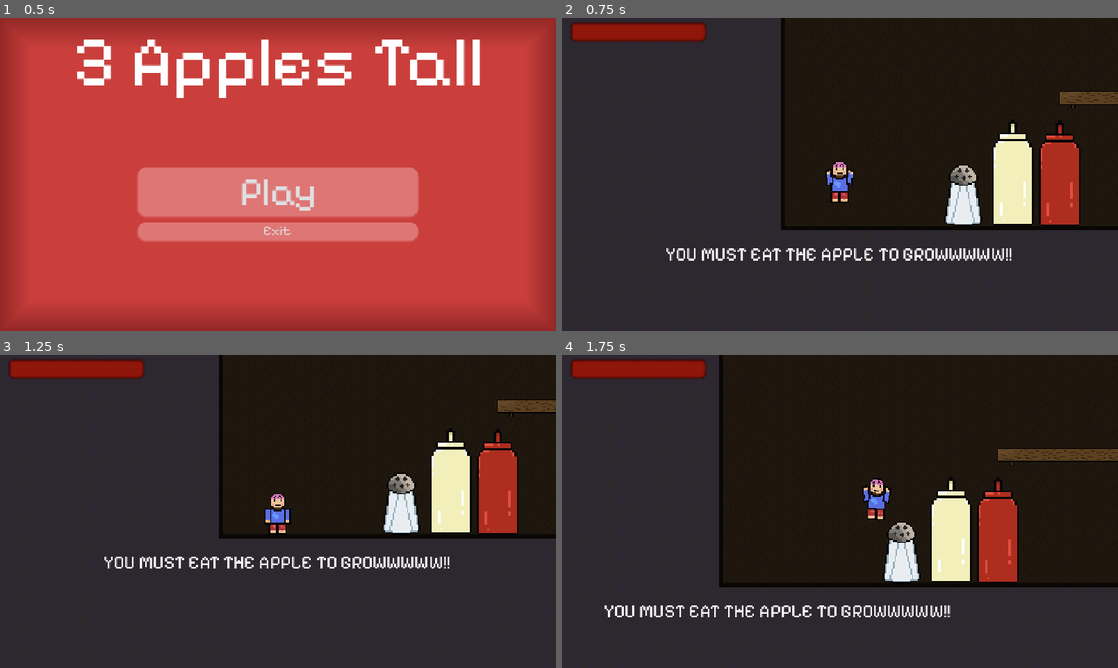
Above: before the commit, frames 1-4 (two rows, left to right).
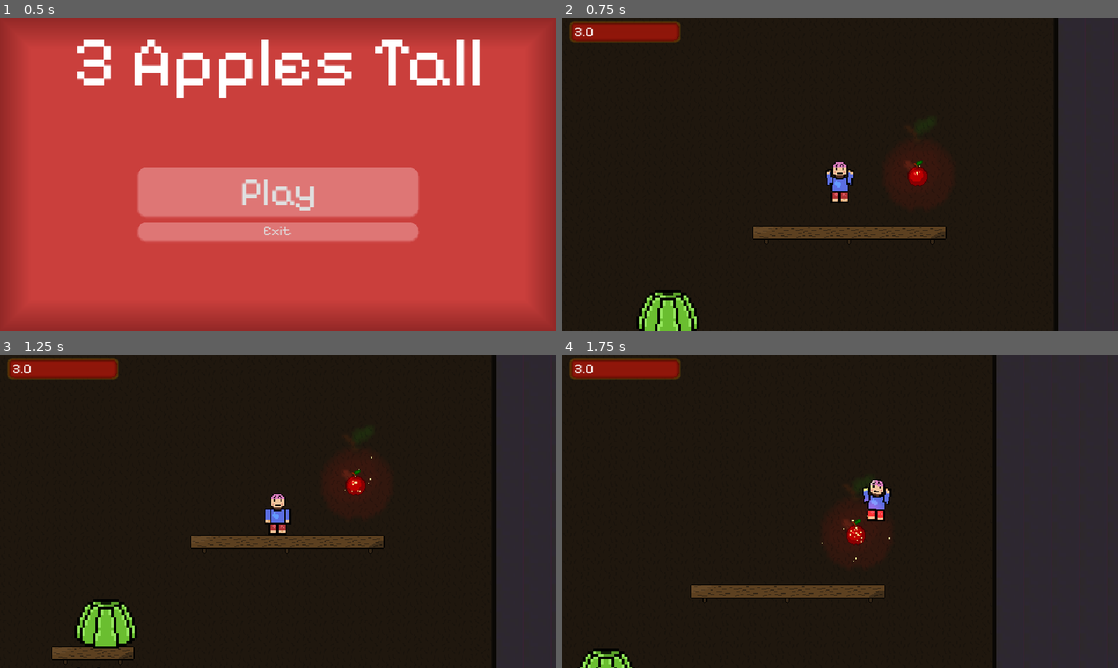
Above: after the commit, the same moments.

Repository: DyingCandy/3-apples-tall
Game: Godot game, scene res://Scenes/UI/title_screen.tscn
Two runs of this game, one before a commit and one after it. Both use one fixed random seed, a clock stepped at 60 frames per second and the inputs below.
Inputs (mouse positions are in pixels of both pictures, inside the frame that each line leads up to):
- Up to frame 1 (0.5 s): no input
- Up to frame 2 (0.75 s): click "Play" at 0.5 s
- Up to frame 3 (1.25 s): no input
- Up to frame 4 (1.75 s): tap Enter at 1.25 s; move the mouse to (962, 495) at 1.27 s; hold D (right) from 1.28 s (still down); hold Space (jump) from 1.28 s (still down); click (962, 495) at 1.42 s

Frame 1 is identical in both runs. In frame 2, 67% of the frame differs, in the area x 0-100%, y 0-100%; in frame 3, 70%; in frame 4, 61%.

Commit message:
added more to the health bar, death animations and sounds, fixed some bugs, more features to apple

Diff:
--- a/jame-gam/Scenes/Entities/apple.tscn
+++ b/jame-gam/Scenes/Entities/apple.tscn
@@ -3,8 +3,8 @@
 [ext_resource type="Script" uid="uid://bcsduimdge5wx" path="res://Scripts/apple.gd" id="1_ih2og"]
 [ext_resource type="Texture2D" uid="uid://b4ywa62yd8uib" path="res://Assets/Sprites/Apple.png" id="2_aydor"]
 
-[sub_resource type="RectangleShape2D" id="RectangleShape2D_m7gnc"]
-size = Vector2(24, 30)
+[sub_resource type="CircleShape2D" id="CircleShape2D_14y0q"]
+radius = 12.0415945
 
 [node name="Apple" type="Area2D" unique_id=1976626580]
 collision_layer = 8
@@ -12,10 +12,11 @@
 script = ExtResource("1_ih2og")
 
 [node name="CollisionShape2D" type="CollisionShape2D" parent="." unique_id=2089045060]
-shape = SubResource("RectangleShape2D_m7gnc")
+position = Vector2(0, 3)
+shape = SubResource("CircleShape2D_14y0q")
 
 [node name="Sprite2D" type="Sprite2D" parent="." unique_id=1951343023]
 texture_filter = 1
 texture = ExtResource("2_aydor")
 
-[connection signal="area_entered" from="." to="." method="_on_area_2d_area_entered"]
+[connection signal="body_entered" from="." to="." method="_on_body_entered"]
--- a/jame-gam/Scenes/Entities/jelly.tscn
+++ b/jame-gam/Scenes/Entities/jelly.tscn
@@ -3,7 +3,7 @@
 [ext_resource type="Script" uid="uid://cxqm5y68xrc3m" path="res://Scripts/jelly.gd" id="1_6qtah"]
 [ext_resource type="Texture2D" uid="uid://b7vmpbfr6l5rj" path="res://Assets/Sprites/Jelly.png" id="2_bij8u"]
 [ext_resource type="Texture2D" uid="uid://rqkmqggn5f06" path="res://Assets/Sprites/Jelly-animation-sheet.png" id="3_bij8u"]
-[ext_resource type="AudioStream" uid="uid://ehhvj3u7hqyh" path="res://Assets/Audios/freesound_community-jelly-kick-85503.mp3" id="4_3as6a"]
+[ext_resource type="AudioStream" uid="uid://ehhvj3u7hqyh" path="res://Assets/Audios/Bounce/freesound_community-jelly-kick-85503.mp3" id="4_3as6a"]
 
 [sub_resource type="AtlasTexture" id="AtlasTexture_3as6a"]
 atlas = ExtResource("3_bij8u")
@@ -105,11 +105,8 @@
 "speed": 30.0
 }]
 
-[sub_resource type="RectangleShape2D" id="RectangleShape2D_rjh02"]
-size = Vector2(20, 14.833334)
-
 [sub_resource type="RectangleShape2D" id="RectangleShape2D_11ei8"]
-size = Vector2(22, 2.6666665)
+size = Vector2(22, 17.666668)
 
 [node name="Jelly" type="Area2D" unique_id=2101394579]
 scale = Vector2(3, 3)
@@ -122,15 +119,8 @@
 animation = &"spring"
 autoplay = "Idle"
 
-[node name="StaticBody2D" type="StaticBody2D" parent="Sprite2D" unique_id=998325232]
-
-[node name="CollisionShape2D" type="CollisionShape2D" parent="Sprite2D/StaticBody2D" unique_id=118230467]
-y_sort_enabled = true
-position = Vector2(0.33333334, 3.9166667)
-shape = SubResource("RectangleShape2D_rjh02")
-
 [node name="CollisionShape2D" type="CollisionShape2D" parent="." unique_id=2059753917]
-position = Vector2(0, -4.666667)
+position = Vector2(0, 2)
 shape = SubResource("RectangleShape2D_11ei8")
 
 [node name="AudioStreamPlayer2D" type="AudioStreamPlayer2D" parent="." unique_id=68093606]
--- a/jame-gam/Scenes/Entities/player.tscn
+++ b/jame-gam/Scenes/Entities/player.tscn
@@ -7,6 +7,10 @@
 [ext_resource type="Script" uid="uid://dt0x432cg1tpu" path="res://Scripts/health/health_component.gd" id="5_a1rq5"]
 [ext_resource type="PackedScene" uid="uid://b2t4qj1b121a4" path="res://Scenes/UI/player_health_bar.tscn" id="6_yqx0t"]
 [ext_resource type="Script" uid="uid://b6iovmw7h3op7" path="res://Scripts/health/player_health_bar.gd" id="7_ofjh0"]
+[ext_resource type="Script" uid="uid://cuq2prbubauwn" path="res://Scripts/health/label.gd" id="8_2hnfo"]
+[ext_resource type="PackedScene" uid="uid://c7bnrxncvefip" path="res://Scenes/misc/death_explosion.tscn" id="9_y18yp"]
+[ext_resource type="AudioStream" uid="uid://bswjptd77enww" path="res://Assets/Audios/death-hit/freesound_community-poof-of-smoke-87381.mp3" id="10_85s6f"]
+[ext_resource type="AudioStream" uid="uid://dp06lejyi6ad" path="res://Assets/Audios/death-hit/freesound_community-poof-80161.mp3" id="11_14y0q"]
 
 [sub_resource type="RectangleShape2D" id="RectangleShape2D_ft3ro"]
 size = Vector2(13.333332, 29.5)
@@ -100,6 +104,41 @@
 [node name="Player UI" type="CanvasLayer" parent="." unique_id=200662861]
 
 [node name="Health Bar" parent="Player UI" unique_id=184506146 instance=ExtResource("6_yqx0t")]
+anchor_right = 0.209
+offset_right = 0.23999023
 script = ExtResource("7_ofjh0")
 
+[node name="Label" type="Label" parent="Player UI/Health Bar" unique_id=1699327984]
+layout_mode = 1
+anchors_preset = -1
+anchor_left = 0.085
+anchor_right = 0.15
+anchor_bottom = 0.994
+offset_left = 0.019799232
+offset_top = -0.12000036
+offset_right = 0.0019950867
+grow_horizontal = 2
+grow_vertical = 2
+text = "3"
+script = ExtResource("8_2hnfo")
+
+[node name="Death explosion" parent="." unique_id=1018365161 instance=ExtResource("9_y18yp")]
+
+[node name="Death Screen Timer" type="Timer" parent="." unique_id=546868778]
+wait_time = 0.25
+one_shot = true
+
+[node name="Audios" type="Node2D" parent="." unique_id=1825275647]
+
+[node name="Death" type="AudioStreamPlayer2D" parent="Audios" unique_id=1186782906]
+stream = ExtResource("10_85s6f")
+volume_db = 1.0
+max_distance = 500.0
+
+[node name="Hit" type="AudioStreamPlayer2D" parent="Audios" unique_id=1213629604]
+stream = ExtResource("11_14y0q")
+volume_db = 1.0
+
 [connection signal="health_changed" from="HealthComponent" to="Player UI/Health Bar" method="_on_health_component_health_changed"]
+[connection signal="health_changed" from="HealthComponent" to="Player UI/Health Bar/Label" method="_on_health_component_health_changed"]
+[connection signal="timeout" from="Death Screen Timer" to="." method="_on_death_screen_timer_timeout"]
--- a/jame-gam/Scenes/Global.tscn
+++ b/jame-gam/Scenes/Global.tscn
@@ -6,7 +6,6 @@
 script = ExtResource("1_6yl2a")
 
 [node name="End" type="Timer" parent="." unique_id=917462903]
-wait_time = 10.0
 one_shot = true
 
 [connection signal="timeout" from="End" to="." method="_on_end_timeout"]
--- a/jame-gam/Scenes/Levels/level_1.tscn
+++ b/jame-gam/Scenes/Levels/level_1.tscn
@@ -11,7 +11,7 @@
 [ext_resource type="PackedScene" uid="uid://cob7hj556q067" path="res://Scenes/Entities/jelly.tscn" id="8_jv26f"]
 [ext_resource type="Script" uid="uid://cpt2l2nntrbp5" path="res://Scripts/mustard.gd" id="8_rb0md"]
 [ext_resource type="PackedScene" uid="uid://l1h2mule6y32" path="res://Scenes/misc/explosion.tscn" id="9_u5ghp"]
-[ext_resource type="AudioStream" uid="uid://c4ttlqtuvhq1a" path="res://Assets/Audios/freesound_community-squirt-86215.mp3" id="10_hwvp3"]
+[ext_resource type="AudioStream" uid="uid://c4ttlqtuvhq1a" path="res://Assets/Audios/Bounce/freesound_community-squirt-86215.mp3" id="10_hwvp3"]
 [ext_resource type="PackedScene" uid="uid://bhbguulpymawh" path="res://Scenes/Entities/fly.tscn" id="12_afv7b"]
 [ext_resource type="Texture2D" uid="uid://b4ywa62yd8uib" path="res://Assets/Sprites/Apple.png" id="14_3628d"]
 
@@ -136,7 +136,7 @@
 [node name="Level_1" type="Node2D" unique_id=1094937136]
 
 [node name="Player" parent="." unique_id=377595456 instance=ExtResource("2_iixi8")]
-position = Vector2(-284, -35)
+position = Vector2(421, -830)
 
 [node name="Apple" parent="." unique_id=1976626580 instance=ExtResource("3_cyadu")]
 position = Vector2(510, -828)
@@ -255,11 +255,8 @@
 max_distance = 1000.0
 
 [node name="Jelly" parent="." unique_id=2119035337 instance=ExtResource("8_jv26f")]
-position = Vector2(594, -12)
-
-[node name="Jelly3" parent="." unique_id=2101394579 instance=ExtResource("8_jv26f")]
-position = Vector2(474, -225)
-jellypower = 2.0
+position = Vector2(594, -6)
+jellypower = 1.1
 
 [node name="Fly" parent="." unique_id=1752668804 instance=ExtResource("12_afv7b")]
 position = Vector2(115, -605)
--- a/jame-gam/Scenes/UI/player_health_bar.tscn
+++ b/jame-gam/Scenes/UI/player_health_bar.tscn
@@ -12,7 +12,8 @@
 corner_radius_top_right = 4
 corner_radius_bottom_right = 4
 corner_radius_bottom_left = 4
-shadow_offset = Vector2(1.23, 0)
+shadow_color = Color(0.82579905, 0.5409577, 0, 0.6)
+shadow_size = 3
 
 [sub_resource type="StyleBoxFlat" id="StyleBoxFlat_tsxsc"]
 bg_color = Color(0.6666667, 0.11372549, 0.05490196, 0.7490196)
--- /dev/null
+++ b/jame-gam/Scenes/misc/death_explosion.tscn
@@ -0,0 +1,18 @@
+[gd_scene format=3 uid="uid://c7bnrxncvefip"]
+
+[sub_resource type="Curve" id="Curve_e415b"]
+_data = [Vector2(0.06752411, 1), 0.0, 0.0, 0, 0, Vector2(1, 0.2435897), 0.0, 0.0, 0, 0]
+point_count = 2
+
+[node name="Death explosion" type="CPUParticles2D" unique_id=1018365161]
+emitting = false
+amount = 60
+one_shot = true
+speed_scale = 1.78
+explosiveness = 1.0
+spread = 180.0
+gravity = Vector2(0, 0)
+initial_velocity_max = 173.78
+angular_velocity_max = 320.49
+scale_amount_max = 4.0
+scale_amount_curve = SubResource("Curve_e415b")
--- a/jame-gam/Scripts/apple.gd
+++ b/jame-gam/Scripts/apple.gd
@@ -1,12 +1,19 @@
 extends Area2D
 
 
-@onready var player = $"../Player"
+
+@onready var health_component: HealthComponent = $HealthComponent
 
 
-func _on_area_2d_area_entered(area: Area2D) -> void:
-	if area.is_in_group("Player"):
-		print("apple collected")
-		Global.applesCollected += 1
-		get_tree().change_scene_to_file("res://Scenes/Levels/level_2.tscn")
-		Global.end.start()
+
+
+
+
+
+func _on_body_entered(body: Node2D) -> void:
+		if body.name == ("Player"):
+			print("apple collected")
+			Global.applesCollected += 1
+			body.add_heart(1)
+			#Global.end.start()
+			#queue_free()
--- a/jame-gam/Scripts/global.gd
+++ b/jame-gam/Scripts/global.gd
@@ -1,4 +1,5 @@
 extends Node
+
 
 @onready var end: Timer = $End
 var applesCollected : int = 0
@@ -8,6 +9,5 @@
 
 
 func _on_end_timeout() -> void:
-	#get_tree().change_scene_to_file("res://Scenes/Levels/level_" + str(int(get_tree().current_scene.name) + 1) + ".tscn")
-	get_tree().change_scene_to_file("res://Scenes/title_screen.tscn")
+	get_tree().change_scene_to_file("res://Scenes/Levels/level_" + str(int(get_tree().current_scene.name) + 1) + ".tscn")
 	print("level change")
--- a/jame-gam/Scripts/health/health_component.gd
+++ b/jame-gam/Scripts/health/health_component.gd
@@ -9,6 +9,7 @@
 
 func _ready() -> void:
 	health = maxHealth
+
 
 func takeDamage(amount : float) -> void:
 	if amount <= 0:
--- /dev/null
+++ b/jame-gam/Scripts/health/label.gd
@@ -0,0 +1,11 @@
+extends Label
+
+
+@onready var health_component: HealthComponent = $"../../../HealthComponent"
+
+func _ready() -> void:
+	text = str(health_component.maxHealth)
+
+func _on_health_component_health_changed(health: int, maxHealth: int) -> void:
+	text = str(health)
+	print("label received")
--- a/jame-gam/Scripts/health/player_health_bar.gd
+++ b/jame-gam/Scripts/health/player_health_bar.gd
@@ -6,3 +6,5 @@
 
 func _on_health_component_health_changed(health: int, maxHealth: int) -> void:
 	value = health
+	max_value = maxHealth
+	print("health bar received")
--- a/jame-gam/Scripts/jelly.gd
+++ b/jame-gam/Scripts/jelly.gd
@@ -11,13 +11,13 @@
 func _on_sprite_2d_animation_finished() -> void:
 	if sprite_2d.animation == "spring":
 		sprite_2d.play("Idle")
-		static_body_2d.scale.y = 1
+
 
 
 func _on_body_entered(body: Node2D) -> void:
 	if body.name == "Player":
 		sprite_2d.play("spring")
 		print("playing")
-		static_body_2d.scale.y /= 3
+
 		body.jelly_bounce(jellypower)
 		audio_stream_player_2d.play()
--- a/jame-gam/Scripts/player.gd
+++ b/jame-gam/Scripts/player.gd
@@ -1,24 +1,48 @@
 extends CharacterBody2D
 
+#audios
+@onready var hit_sound: AudioStreamPlayer2D = $Audios/Hit
+@onready var death_sound: AudioStreamPlayer2D = $Audios/Death
+
+
+@onready var death_explosion: CPUParticles2D = $"Death explosion"
 @onready var health_component: HealthComponent = $HealthComponent
 @onready var sprite_2d: AnimatedSprite2D = $Sprite2D
+@onready var death_screen_timer: Timer = $"Death Screen Timer"
+
+#Movement
 var bobbleSpeed = 10
 var bobbleAngle = 3
 var speed = 250
 var jumpVelocity = -375
 var startingRotation : float
+var can_move : bool = true
+
+func add_heart(amount : int) -> void:
+	health_component.maxHealth += amount
+	health_component.health += amount
+	health_component.health_changed.emit(health_component.health, health_component.maxHealth)
+	print("heart added")
+	print(health_component.maxHealth,  health_component.health)
 
 func _ready() -> void:
 	startingRotation = sprite_2d.rotation
 	health_component.die.connect(on_death)
+	can_move = true
 
 func hit(damage_amount: float) -> void:
 	health_component.takeDamage(damage_amount)
+
+	hit_sound.play(0.5)
 	print("hit recieved")
 	print(damage_amount)
 
 func on_death():
-	queue_free()
+	death_explosion.emitting = true
+	can_move = false
+	sprite_2d.hide()
+	death_sound.play(0.2)
+	death_screen_timer.start()
 	print("die")
 
 func jelly_bounce(amount : float) -> void:
@@ -35,12 +59,12 @@
 		velocity += get_gravity() * delta
 
 	# Handle jump.
-	if Input.is_action_pressed("jump") and is_on_floor():
+	if Input.is_action_pressed("jump") and is_on_floor() and can_move:
 		velocity.y = jumpVelocity
 
 	#Movement
 	var direction := Input.get_axis("left", "right")
-	if direction:
+	if direction and can_move:
 		velocity.x = direction * speed
 		if is_on_floor():
 			var offset = sin(Time.get_ticks_msec() / 50 * bobbleSpeed * deg_to_rad(bobbleAngle))
@@ -59,3 +83,7 @@
 			sprite_2d.play("Fall Up")
 	else:
 		sprite_2d.play("Idle")
+
+
+func _on_death_screen_timer_timeout() -> void:
+	get_tree().change_scene_to_file("res://Scenes/UI/title_screen.tscn")
Not shown, added: jame-gam/Assets/Audios/Bounce/freesound_community-jelly-kick-85503.mp3.import
Not shown, added: jame-gam/Assets/Audios/Bounce/freesound_community-squirt-86215.mp3.import
Not shown, added: jame-gam/Assets/Audios/death-hit/freesound_community-poof-80161.mp3.import
Not shown, added: jame-gam/Assets/Audios/death-hit/freesound_community-poof-of-smoke-87381.mp3.import
Not shown, removed: jame-gam/Assets/Audios/freesound_community-jelly-kick-85503.mp3.import
Not shown, removed: jame-gam/Assets/Audios/freesound_community-squirt-86215.mp3.import
Not shown, added: jame-gam/Scripts/health/label.gd.uid
Not shown, added: jame-gam/Assets/Audios/Bounce/freesound_community-jelly-kick-85503.mp3
Not shown, added: jame-gam/Assets/Audios/Bounce/freesound_community-squirt-86215.mp3
Not shown, added: jame-gam/Assets/Audios/death-hit/freesound_community-poof-80161.mp3
Not shown, added: jame-gam/Assets/Audios/death-hit/freesound_community-poof-of-smoke-87381.mp3
